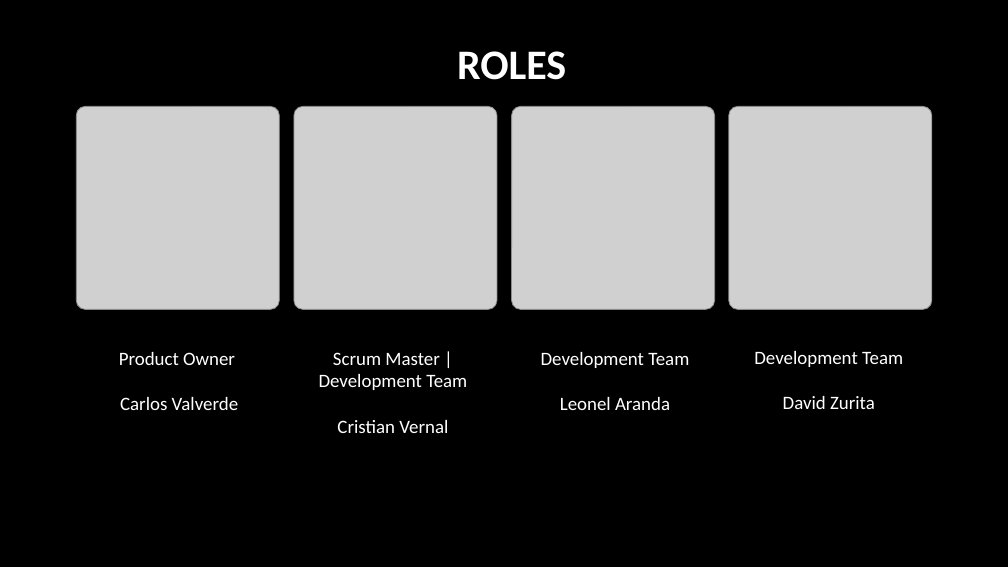
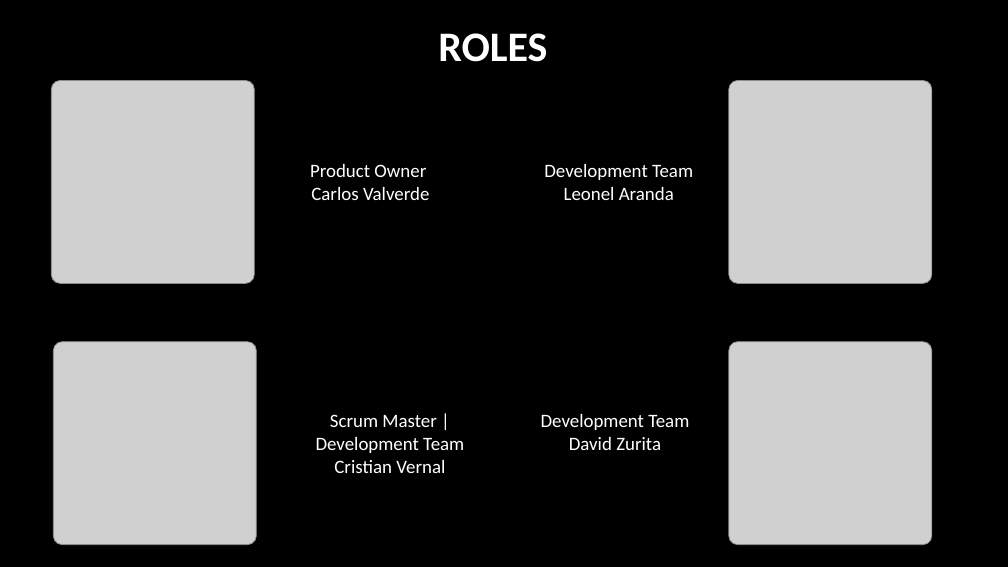
Before and after one commit to cristianvernal/NombreProyecto_Capstone24_DUOC_VM, a slide deck: slide 7 of Fase 1/Evidencias Grupales/Presentación Capstone.pptx. Drawn at 1008x567 pixels with LibreOffice and Linux fonts; fonts in the diff are those of the drawing; grey boxes stand for pictures; background and template pictures are left out. Boxes give left, top, right and bottom in pixels: in the first picture for what was removed or moved away, otherwise in the second. Text is boxed around its words. In the diff, an @@ line names an element or a change of style, - is before the commit and + after.

```diff
--- a/Fase 1/Evidencias Grupales/Presentación Capstone.pptx
+++ b/Fase 1/Evidencias Grupales/Presentación Capstone.pptx
@@ title "ROLES": place and size @@
-title "ROLES" at box(457, 51, 566, 80)
+title "ROLES" at box(438, 33, 547, 62)
@@ picture: place and size @@
-picture at box(76, 107, 280, 310)
+picture at box(51, 80, 255, 284)
@@ picture: place and size @@
-picture at box(729, 107, 932, 310)
+picture at box(729, 80, 932, 284)
@@ text "Product Owner" rewrapped from box(119, 352, 238, 410) to box(310, 164, 429, 200) @@
@@ text "Development Team" rewrapped from box(541, 352, 689, 410) to box(544, 164, 693, 200) @@
@@ picture: place and size @@
-picture at box(294, 107, 498, 310)
+picture at box(54, 342, 257, 545)
@@ picture: place and size @@
-picture at box(512, 107, 715, 310)
+picture at box(729, 342, 932, 545)
@@ text "Scrum Master | Development Team" rewrapped from box(319, 352, 467, 433) to box(316, 414, 464, 473) @@
@@ text "Development Team" rewrapped from box(754, 351, 903, 409) to box(541, 414, 689, 450) @@
```
Also in this commit, not shown: 2 other slides changed, 2 slides added, 1 other file.
